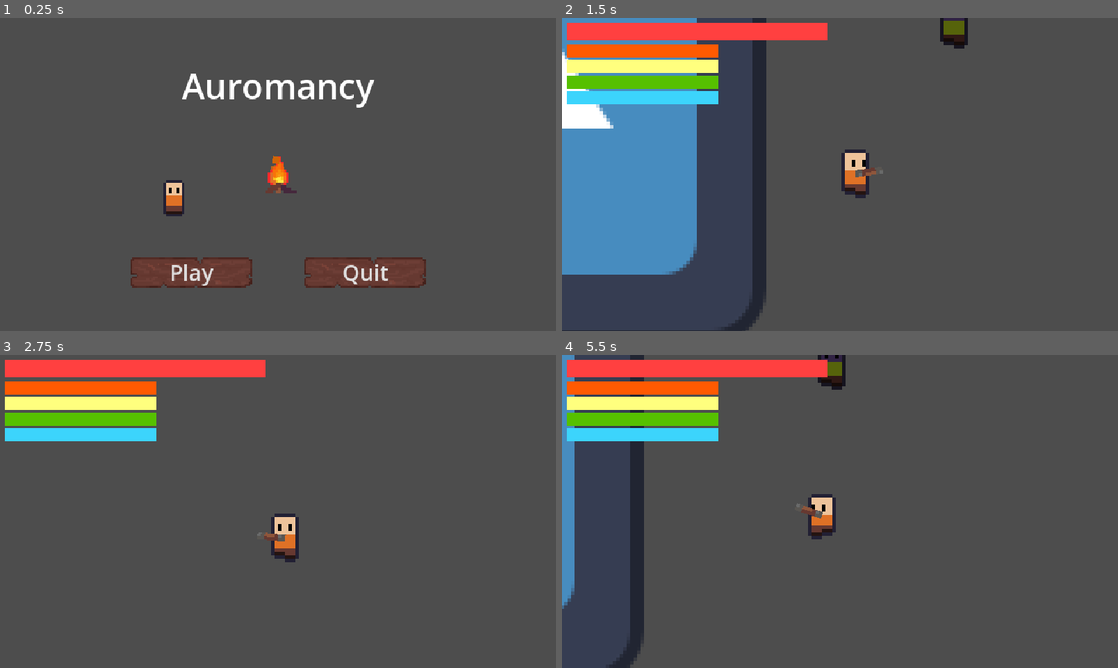
Above: before the commit, frames 1-4 (two rows, left to right).
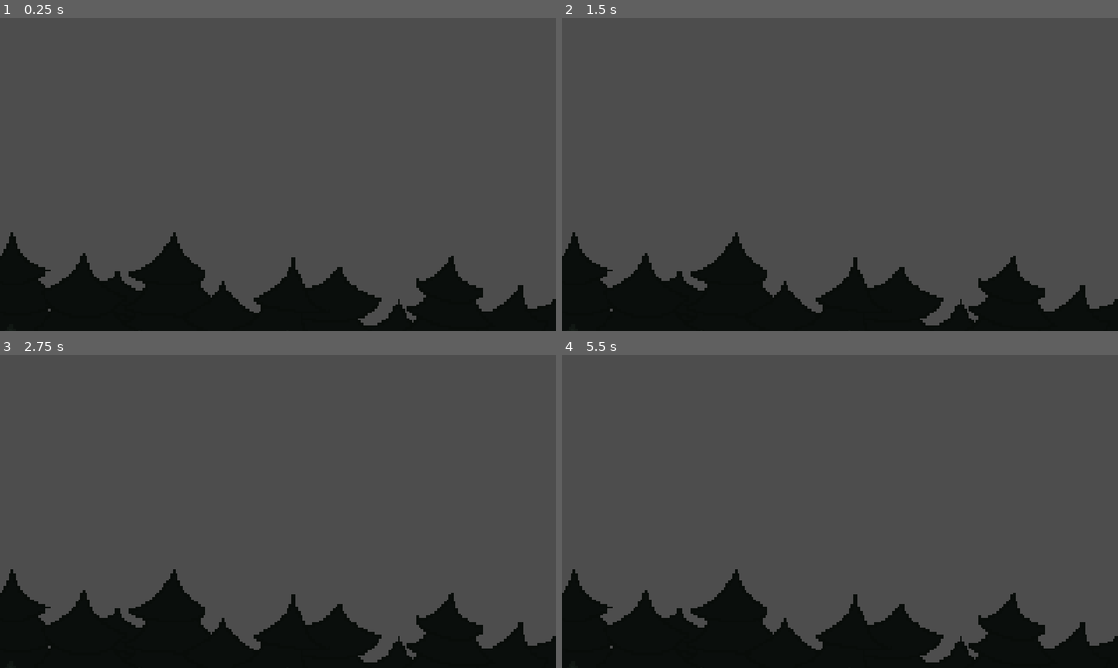
Above: after the commit, the same moments.

Repository: PurplikDev/magic-roguelike
Game: Godot game, scene res://scenes/main.tscn
Two runs of this game, one before a commit and one after it. Both use one fixed random seed, a clock stepped at 60 frames per second and the inputs below. The engine's default icon, where the game draws it, is replaced by a stand-in: a white triangle on a blue panel in a dark square.
Inputs (mouse positions are in pixels of both pictures, inside the frame that each line leads up to):
- Up to frame 1 (0.25 s): no input
- Up to frame 2 (1.5 s): click (751, 271) at 0.5 s, where only the run before the commit has a clickable "Play"; move the mouse to (962, 158) at 1.27 s; hold D (right) from 1.28 s (still down); tap Mouse wheel up (camera_zoom_in) at 1.35 s
- Up to frame 3 (2.75 s): move the mouse to (166, 527) at 2.02 s; release D (right) at 2.03 s; hold S (down) from 2.03 s (still down); tap Mouse wheel down (camera_zoom_out) at 2.1 s
- Up to frame 4 (5.5 s): move the mouse to (895, 442) at 2.77 s; release S (down) at 2.78 s; hold D (right) 2.78-3.53 s; click (895, 442) at 2.85 s; move the mouse to (812, 574) at 3.52 s; hold W (up) 3.53-4.28 s; tap E (interact) at 3.6 s; move the mouse to (1006, 558) at 4.27 s; hold A (left) from 4.28 s (still down); tap F (spell_wheel) at 4.35 s; move the mouse to (673, 464) at 5.02 s; tap Mouse wheel up (camera_zoom_in) at 5.1 s

The runs differ from the first frame. In frame 1, 20% of the frame differs, in the area x 0-100%, y 17-100%; in frame 2, 40%, in the area x 0-100%, y 0-100%; in frame 3, 24%; in frame 4, 27%.

Commit message:
main menu animations

Diff:
--- a/project.godot
+++ b/project.godot
@@ -21,7 +21,7 @@
 ItemDB="*res://scripts/singleton/item_db.gd"
 GameSettings="*res://scripts/singleton/game_settings.gd"
 GameManager="*res://scripts/singleton/game_manager.gd"
-SceneManager="*res://scripts/singleton/scene_manager.gd"
+SceneManager="*res://scenes/singleton/scene_manager.tscn"
 
 [display]
 
--- /dev/null
+++ b/scenes/singleton/scene_manager.tscn
@@ -0,0 +1,18 @@
+[gd_scene load_steps=2 format=3 uid="uid://c547qx4diab55"]
+
+[ext_resource type="Script" path="res://scripts/singleton/scene_manager.gd" id="1_auaj4"]
+
+[node name="SceneManager" type="Node"]
+script = ExtResource("1_auaj4")
+
+[node name="CanvasLayer" type="CanvasLayer" parent="."]
+layer = 10
+
+[node name="ColorRect" type="ColorRect" parent="CanvasLayer"]
+anchors_preset = 15
+anchor_right = 1.0
+anchor_bottom = 1.0
+grow_horizontal = 2
+grow_vertical = 2
+mouse_filter = 2
+color = Color(0.129412, 0.129412, 0.129412, 0)
--- a/scenes/ui/main_menu.tscn
+++ b/scenes/ui/main_menu.tscn
@@ -1,26 +1,212 @@
-[gd_scene load_steps=10 format=3 uid="uid://djly81icdmede"]
+[gd_scene load_steps=25 format=3 uid="uid://djly81icdmede"]
 
 [ext_resource type="Script" path="res://scripts/ui/main_menu.gd" id="1_r8h7v"]
 [ext_resource type="Theme" uid="uid://4mecpcfhpy07" path="res://resources/themes/main_menu_theme.tres" id="1_xwmqa"]
 [ext_resource type="Texture2D" uid="uid://c5ni7mfv68212" path="res://assets/entity/player.png" id="2_4n6cr"]
 [ext_resource type="Texture2D" uid="uid://bt14k03dq5iso" path="res://assets/ui/button.png" id="2_ufo1r"]
 [ext_resource type="Texture2D" uid="uid://44knn1gkjgg" path="res://assets/props/campfire.png" id="3_xhk20"]
-
-[sub_resource type="AtlasTexture" id="AtlasTexture_ly06t"]
-atlas = ExtResource("2_4n6cr")
-region = Rect2(16, 0, 16, 16)
+[ext_resource type="Texture2D" uid="uid://cy03wpg5symcd" path="res://assets/ui/main_menu/background_1.png" id="6_7ibgf"]
 
 [sub_resource type="Curve" id="Curve_412ef"]
-_data = [Vector2(0, 1), 0.0, 0.0408402, 0, 0, Vector2(1, 0), -1.0, 0.0, 1, 0]
-point_count = 2
+_data = [Vector2(0, 1), 0.0, -6.22811, 0, 0, Vector2(0.332487, 0.16537), 0.0, 0.0, 0, 0, Vector2(1, 0), -0.24774, 0.0, 1, 0]
+point_count = 3
 
 [sub_resource type="Gradient" id="Gradient_5een6"]
-offsets = PackedFloat32Array(0, 0.846995)
+offsets = PackedFloat32Array(0, 0.377049)
 colors = PackedColorArray(1, 0.462745, 0, 1, 0.0846899, 0.0846899, 0.0846899, 1)
 
 [sub_resource type="Gradient" id="Gradient_0tonq"]
 offsets = PackedFloat32Array(0.704918, 1)
 colors = PackedColorArray(1, 1, 1, 1, 1, 1, 1, 0)
+
+[sub_resource type="AtlasTexture" id="AtlasTexture_76i3v"]
+atlas = ExtResource("2_4n6cr")
+region = Rect2(16, 80, 16, 16)
+
+[sub_resource type="AtlasTexture" id="AtlasTexture_bj7iv"]
+atlas = ExtResource("2_4n6cr")
+region = Rect2(32, 80, 16, 16)
+
+[sub_resource type="AtlasTexture" id="AtlasTexture_88ge5"]
+atlas = ExtResource("2_4n6cr")
+region = Rect2(16, 80, 16, 16)
+
+[sub_resource type="AtlasTexture" id="AtlasTexture_0qc1u"]
+atlas = ExtResource("2_4n6cr")
+region = Rect2(32, 80, 16, 16)
+
+[sub_resource type="AtlasTexture" id="AtlasTexture_ydwwt"]
+atlas = ExtResource("2_4n6cr")
+region = Rect2(16, 96, 16, 16)
+
+[sub_resource type="AtlasTexture" id="AtlasTexture_6bgji"]
+atlas = ExtResource("2_4n6cr")
+region = Rect2(32, 96, 16, 16)
+
+[sub_resource type="AtlasTexture" id="AtlasTexture_c22o1"]
+atlas = ExtResource("2_4n6cr")
+region = Rect2(16, 0, 16, 16)
+
+[sub_resource type="AtlasTexture" id="AtlasTexture_1ccdo"]
+atlas = ExtResource("2_4n6cr")
+region = Rect2(32, 0, 16, 16)
+
+[sub_resource type="AtlasTexture" id="AtlasTexture_xcg0k"]
+atlas = ExtResource("2_4n6cr")
+region = Rect2(16, 48, 16, 16)
+
+[sub_resource type="AtlasTexture" id="AtlasTexture_orb55"]
+atlas = ExtResource("2_4n6cr")
+region = Rect2(32, 48, 16, 16)
+
+[sub_resource type="SpriteFrames" id="SpriteFrames_jndxh"]
+animations = [{
+"frames": [{
+"duration": 1.0,
+"texture": SubResource("AtlasTexture_76i3v")
+}, {
+"duration": 1.0,
+"texture": SubResource("AtlasTexture_bj7iv")
+}],
+"loop": true,
+"name": &"sleeping",
+"speed": 1.0
+}, {
+"frames": [{
+"duration": 1.0,
+"texture": SubResource("AtlasTexture_88ge5")
+}, {
+"duration": 1.0,
+"texture": SubResource("AtlasTexture_0qc1u")
+}, {
+"duration": 1.0,
+"texture": SubResource("AtlasTexture_ydwwt")
+}, {
+"duration": 0.5,
+"texture": SubResource("AtlasTexture_88ge5")
+}, {
+"duration": 1.0,
+"texture": SubResource("AtlasTexture_ydwwt")
+}, {
+"duration": 1.0,
+"texture": SubResource("AtlasTexture_6bgji")
+}, {
+"duration": 1.0,
+"texture": SubResource("AtlasTexture_c22o1")
+}, {
+"duration": 1.0,
+"texture": SubResource("AtlasTexture_1ccdo")
+}],
+"loop": false,
+"name": &"wake_up",
+"speed": 1.0
+}, {
+"frames": [{
+"duration": 1.0,
+"texture": SubResource("AtlasTexture_xcg0k")
+}, {
+"duration": 1.0,
+"texture": SubResource("AtlasTexture_orb55")
+}],
+"loop": true,
+"name": &"walk_right",
+"speed": 4.0
+}]
+
+[sub_resource type="Animation" id="Animation_ric88"]
+resource_name = "intro_animation"
+length = 6.5
+tracks/0/type = "value"
+tracks/0/imported = false
+tracks/0/enabled = true
+tracks/0/path = NodePath("RemoteTransform2D:position")
+tracks/0/interp = 1
+tracks/0/loop_wrap = true
+tracks/0/keys = {
+"times": PackedFloat32Array(0, 1, 5),
+"transitions": PackedFloat32Array(0.25, 0.5, 1),
+"update": 0,
+"values": [Vector2(0, -160), Vector2(0, -160), Vector2(0, 0)]
+}
+tracks/1/type = "value"
+tracks/1/imported = false
+tracks/1/enabled = true
+tracks/1/path = NodePath("CanvasLayer/Control:modulate")
+tracks/1/interp = 1
+tracks/1/loop_wrap = true
+tracks/1/keys = {
+"times": PackedFloat32Array(5.5, 6.5),
+"transitions": PackedFloat32Array(1, 1),
+"update": 0,
+"values": [Color(1, 1, 1, 0), Color(1, 1, 1, 1)]
+}
+
+[sub_resource type="Animation" id="Animation_qqf4g"]
+length = 0.001
+tracks/0/type = "value"
+tracks/0/imported = false
+tracks/0/enabled = true
+tracks/0/path = NodePath("RemoteTransform2D:position")
+tracks/0/interp = 1
+tracks/0/loop_wrap = true
+tracks/0/keys = {
+"times": PackedFloat32Array(0),
+"transitions": PackedFloat32Array(1),
+"update": 0,
+"values": [Vector2(0, 0)]
+}
+tracks/1/type = "value"
+tracks/1/imported = false
+tracks/1/enabled = true
+tracks/1/path = NodePath("CanvasLayer/Control:modulate")
+tracks/1/interp = 1
+tracks/1/loop_wrap = true
+tracks/1/keys = {
+"times": PackedFloat32Array(0),
+"transitions": PackedFloat32Array(1),
+"update": 0,
+"values": [Color(1, 1, 1, 1)]
+}
+
+[sub_resource type="Animation" id="Animation_mwu2a"]
+resource_name = "play_game"
+length = 10.0
+tracks/0/type = "method"
+tracks/0/imported = false
+tracks/0/enabled = true
+tracks/0/path = NodePath("Scene/Player")
+tracks/0/interp = 1
+tracks/0/loop_wrap = true
+tracks/0/keys = {
+"times": PackedFloat32Array(0, 7.5),
+"transitions": PackedFloat32Array(1, 1),
+"values": [{
+"args": [&"wake_up", 1.0, false],
+"method": &"play"
+}, {
+"args": [&"walk_right", 1.0, false],
+"method": &"play"
+}]
+}
+tracks/1/type = "value"
+tracks/1/imported = false
+tracks/1/enabled = true
+tracks/1/path = NodePath("Scene/Player:position")
+tracks/1/interp = 1
+tracks/1/loop_wrap = true
+tracks/1/keys = {
+"times": PackedFloat32Array(7.5, 10),
+"transitions": PackedFloat32Array(1, 1),
+"update": 0,
+"values": [Vector2(-40, 8), Vector2(120, 8)]
+}
+
+[sub_resource type="AnimationLibrary" id="AnimationLibrary_e6gyl"]
+_data = {
+"RESET": SubResource("Animation_qqf4g"),
+"intro_animation": SubResource("Animation_ric88"),
+"play_game": SubResource("Animation_mwu2a")
+}
 
 [node name="MainMenu" type="Node2D"]
 script = ExtResource("1_r8h7v")
@@ -95,27 +281,25 @@
 
 [node name="Scene" type="Node2D" parent="."]
 
-[node name="Sprite2D" type="Sprite2D" parent="Scene"]
-position = Vector2(-40, 8)
-texture = SubResource("AtlasTexture_ly06t")
-
-[node name="Sprite2D2" type="Sprite2D" parent="Scene"]
+[node name="Campfire" type="Sprite2D" parent="Scene"]
 texture = ExtResource("3_xhk20")
 
-[node name="CPUParticles2D" type="CPUParticles2D" parent="Scene/Sprite2D2"]
-amount = 16
-lifetime = 1.5
+[node name="CPUParticles2D" type="CPUParticles2D" parent="Scene/Campfire"]
+amount = 64
+lifetime = 5.0
 speed_scale = 0.5
-explosiveness = 0.1
 randomness = 1.0
 lifetime_randomness = 0.5
+emission_shape = 1
+emission_sphere_radius = 5.0
 direction = Vector2(0, -1)
-spread = 15.0
+spread = 10.0
 gravity = Vector2(0, 0)
 initial_velocity_min = 35.0
 initial_velocity_max = 50.0
 radial_accel_min = -5.0
 radial_accel_max = 5.0
+tangential_accel_min = -16.0
 angle_min = -25.0
 angle_max = 25.0
 scale_amount_min = 2.5
@@ -124,5 +308,45 @@
 color_ramp = SubResource("Gradient_5een6")
 color_initial_ramp = SubResource("Gradient_0tonq")
 
+[node name="Player" type="AnimatedSprite2D" parent="Scene"]
+position = Vector2(-40, 8)
+sprite_frames = SubResource("SpriteFrames_jndxh")
+animation = &"walk_right"
+autoplay = "sleeping"
+
+[node name="ParallaxBackground" type="ParallaxBackground" parent="Scene"]
+
+[node name="ParallaxLayer" type="ParallaxLayer" parent="Scene/ParallaxBackground"]
+modulate = Color(0.25, 0.25, 0.25, 1)
+motion_scale = Vector2(0.8, 0.8)
+motion_mirroring = Vector2(284, 0)
+
+[node name="Sprite2D" type="Sprite2D" parent="Scene/ParallaxBackground/ParallaxLayer"]
+position = Vector2(-11, -62)
+scale = Vector2(0.888889, 0.888889)
+texture = ExtResource("6_7ibgf")
+
+[node name="ParallaxLayer2" type="ParallaxLayer" parent="Scene/ParallaxBackground"]
+modulate = Color(0.5, 0.5, 0.5, 1)
+motion_scale = Vector2(0.9, 0.9)
+
+[node name="Sprite2D" type="Sprite2D" parent="Scene/ParallaxBackground/ParallaxLayer2"]
+position = Vector2(21, -49)
+scale = Vector2(0.811111, 0.811111)
+texture = ExtResource("6_7ibgf")
+
+[node name="ParallaxLayer3" type="ParallaxLayer" parent="Scene/ParallaxBackground"]
+
+[node name="Sprite2D" type="Sprite2D" parent="Scene/ParallaxBackground/ParallaxLayer3"]
+position = Vector2(0, -34)
+scale = Vector2(0.677778, 0.677778)
+texture = ExtResource("6_7ibgf")
+
+[node name="AnimationPlayer" type="AnimationPlayer" parent="."]
+libraries = {
+"": SubResource("AnimationLibrary_e6gyl")
+}
+autoplay = "intro_animation"
+
 [connection signal="pressed" from="CanvasLayer/Control/PlayButton" to="." method="_on_play_button_pressed"]
 [connection signal="pressed" from="CanvasLayer/Control/QuitButton" to="." method="_on_quit_button_pressed"]
--- a/scripts/entity/player.gd
+++ b/scripts/entity/player.gd
@@ -58,4 +58,4 @@
 func _on_health_stat_value_empty():
 	is_alive = false
 	move_component.direction = Vector2.ZERO
-	GameManager.update_players()
+	GameManager.end_game()
--- a/scripts/singleton/scene_manager.gd
+++ b/scripts/singleton/scene_manager.gd
@@ -1,8 +1,16 @@
 extends Node
 
+@onready var color_rect = $CanvasLayer/ColorRect
+
+var transition_tween: Tween
+
 func transition_to_scene(path: String):
-	print_rich("[rainbow] SCENE TRANSITION HERE [/rainbow]")
-	change_scene(path)
+	if transition_tween:
+		transition_tween.kill()
+	transition_tween = get_tree().create_tween()
+	transition_tween.tween_property(color_rect, "color", Color(0.1294, 0.1294, 0.1294, 1), 0.75)
+	transition_tween.tween_callback(func(): change_scene(path))
+	transition_tween.tween_property(color_rect, "color", Color(0.1294, 0.1294, 0.1294, 0), 0.75)
 
 func change_scene(path: String):
 	get_tree().change_scene_to_file(path)
--- a/scripts/ui/main_menu.gd
+++ b/scripts/ui/main_menu.gd
@@ -1,8 +1,10 @@
 extends Node2D
 
+@onready var animation_player = $AnimationPlayer
 
 func _on_play_button_pressed():
-	SceneManager.transition_to_scene("res://scenes/game.tscn")
+	animation_player.play("play_game")
+	animation_player.animation_finished.connect(func(_anim_name): SceneManager.transition_to_scene("res://scenes/game.tscn"))
 
 func _on_quit_button_pressed():
 	get_tree().quit()
Binary file added: assets/ui/main_menu/background_1.png
Not shown, added: assets/ui/main_menu/background_1.png.import
